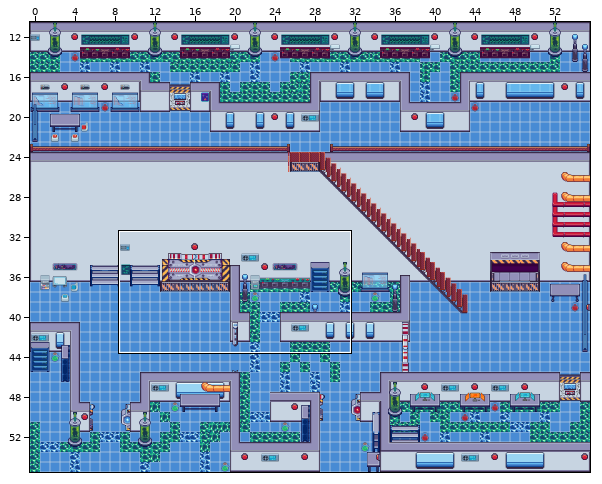
Tiled map (JSON) -- resources/maps/lab.json. The picture above shows the old version from afar; the outline marks the close-up.
Close-up. Before:
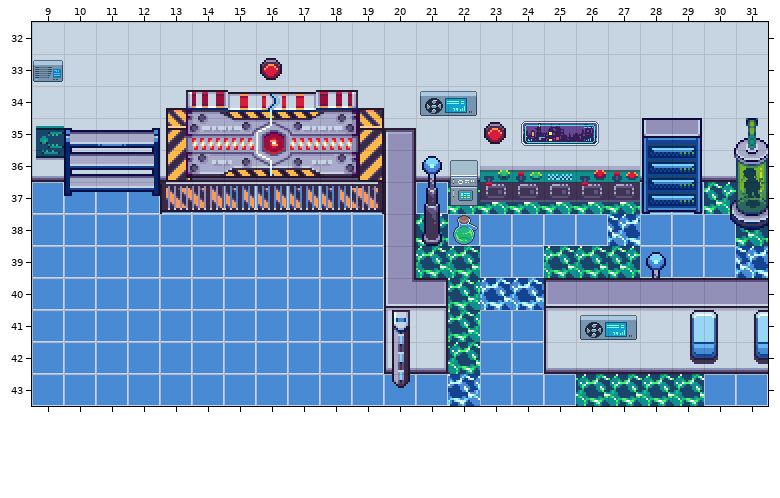
Cells are 32x32 px. Shown: x 9..31, y 32..43. The commit also changed other parts of the map, which this record leaves out.
The same view after the edit:
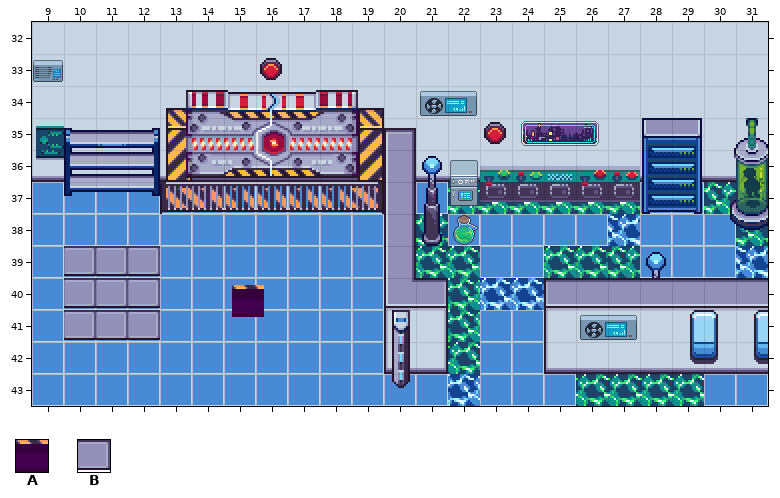
Key: from "tilesStuffLab": A 179; from "tilesStuff_roto": B 250.
_ is an empty cell, . an unchanged one.
Objects are placed by their top-left corner, in cells (3,4 is the top-left corner of cell 3,4); size is 1x1 cell unless given.
What changed:
--- layer "floor_stop"
@@ x 10..12 @@
-39 ___
-40 ___
-41 ___
+39 BBB
+40 BBB
+41 BBB
--- layer "doors"
-(outside this view)
+A at 15.2,40.2
Where, in picture pixels (left, top, right, bottom), the same in both close-ups:
added: (64, 246, 160, 340)
new place: (232, 285, 264, 317)
